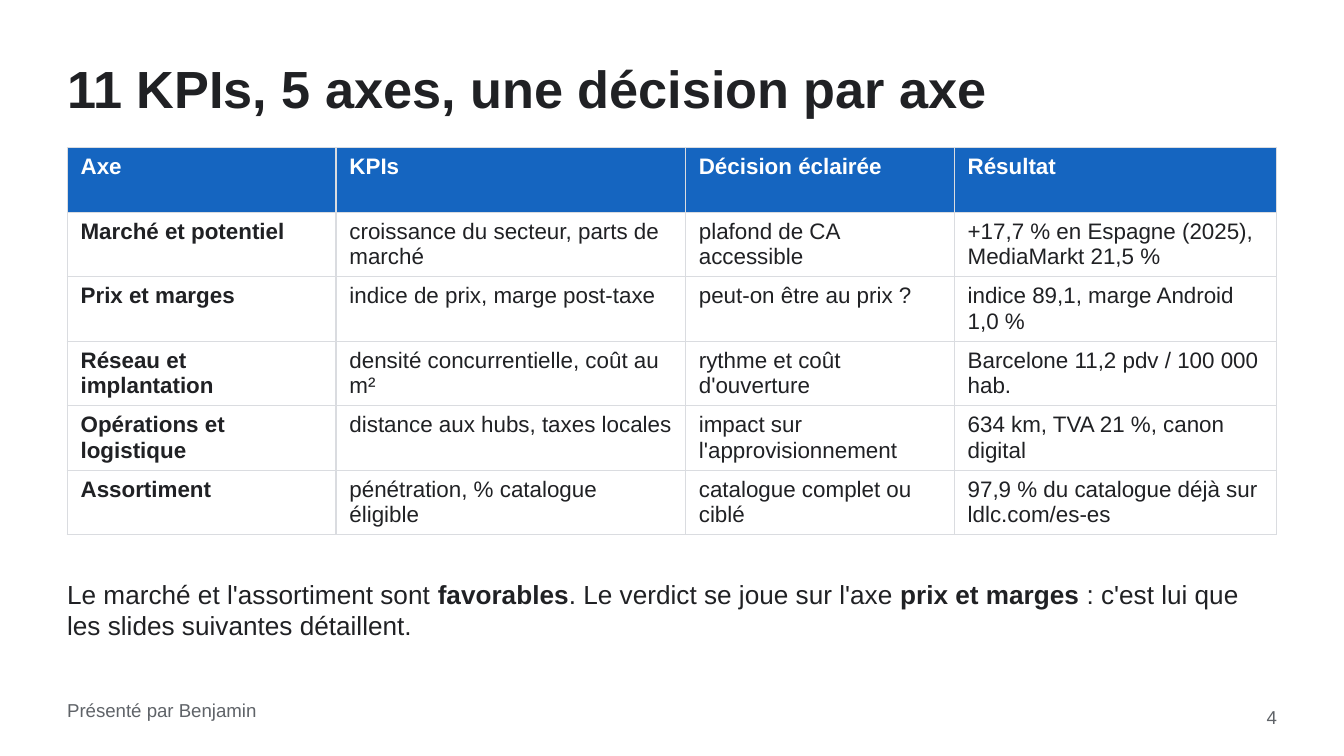
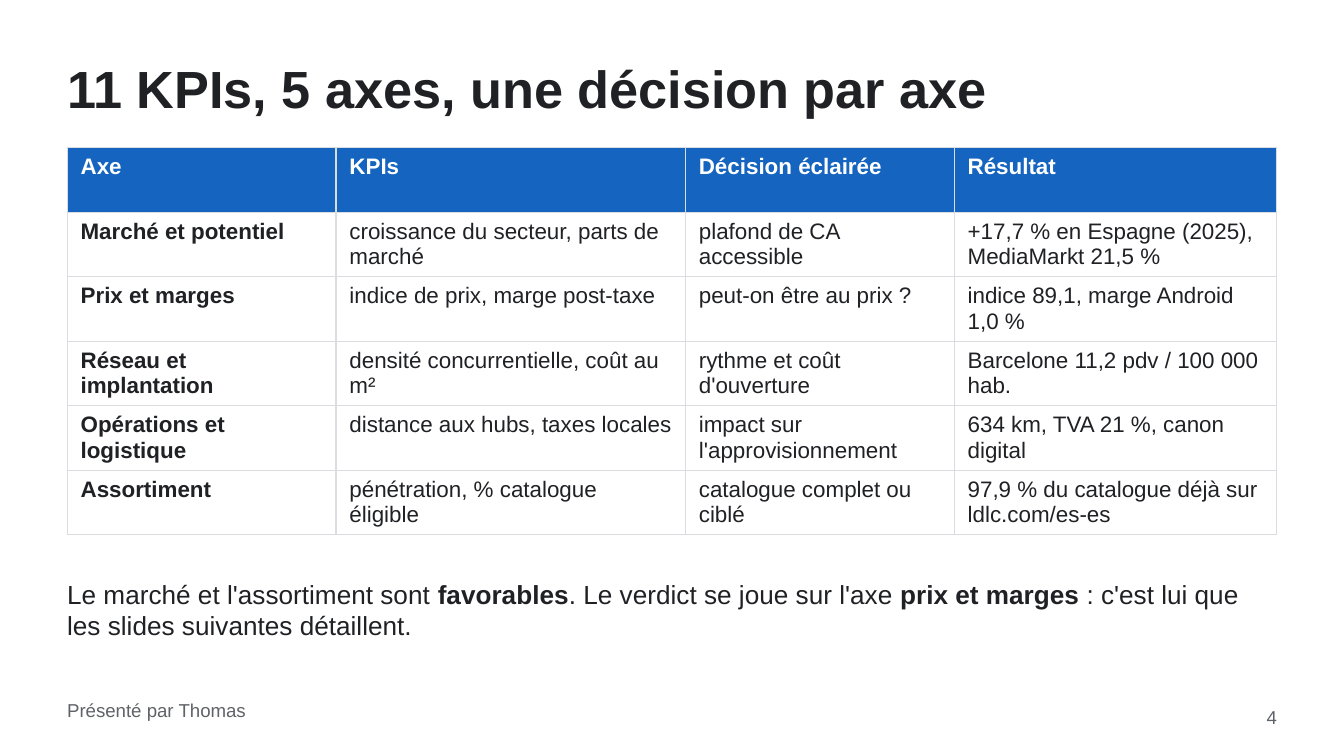
Before and after one commit to Chab-algo/LDLC-data, a slide deck: slide 4 of slides/LDLC_Espagne_Comex.pptx. Drawn at 1344x756 pixels with LibreOffice and Linux fonts; fonts in the diff are those of the drawing. Boxes give left, top, right and bottom in pixels: in the first picture for what was removed or moved away, otherwise in the second. Text is boxed around its words. In the diff, an @@ line names an element or a change of style, - is before the commit and + after.

Commit message:
Oral : Benjamin et Thomas reprennent leurs rôles initiaux

```diff
--- a/slides/LDLC_Espagne_Comex.pptx
+++ b/slides/LDLC_Espagne_Comex.pptx
@@ text at (67,703,246,721): text changed @@
-Présenté par Benjamin
+Présenté par Thomas
```
Also in this commit, not shown: 5 other slides changed, 2 other files.
